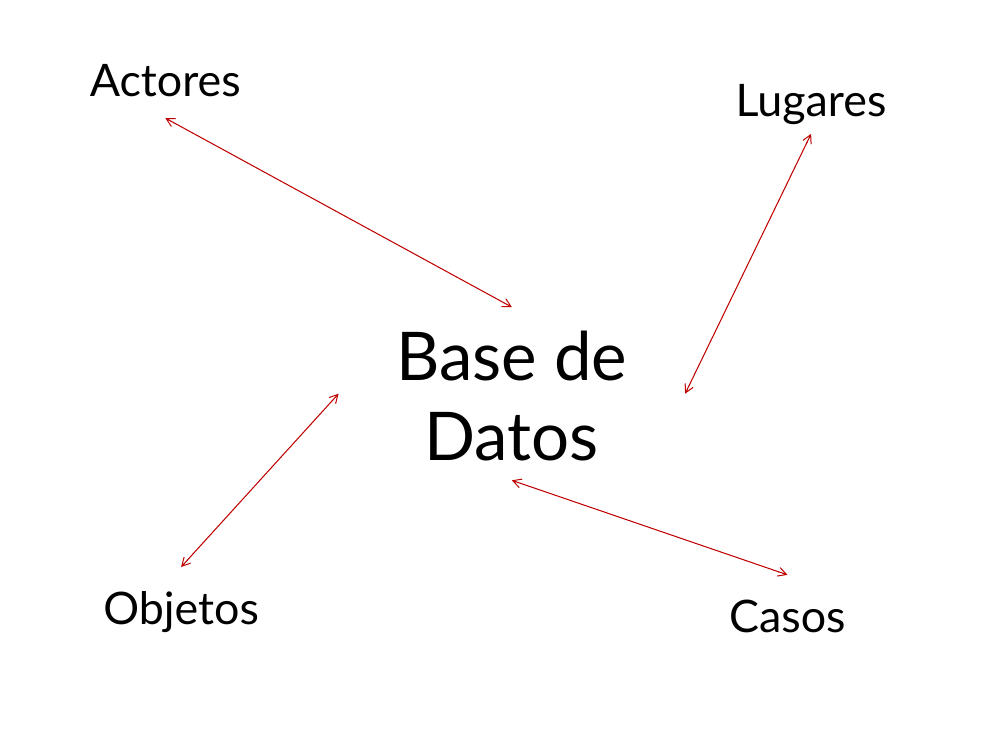
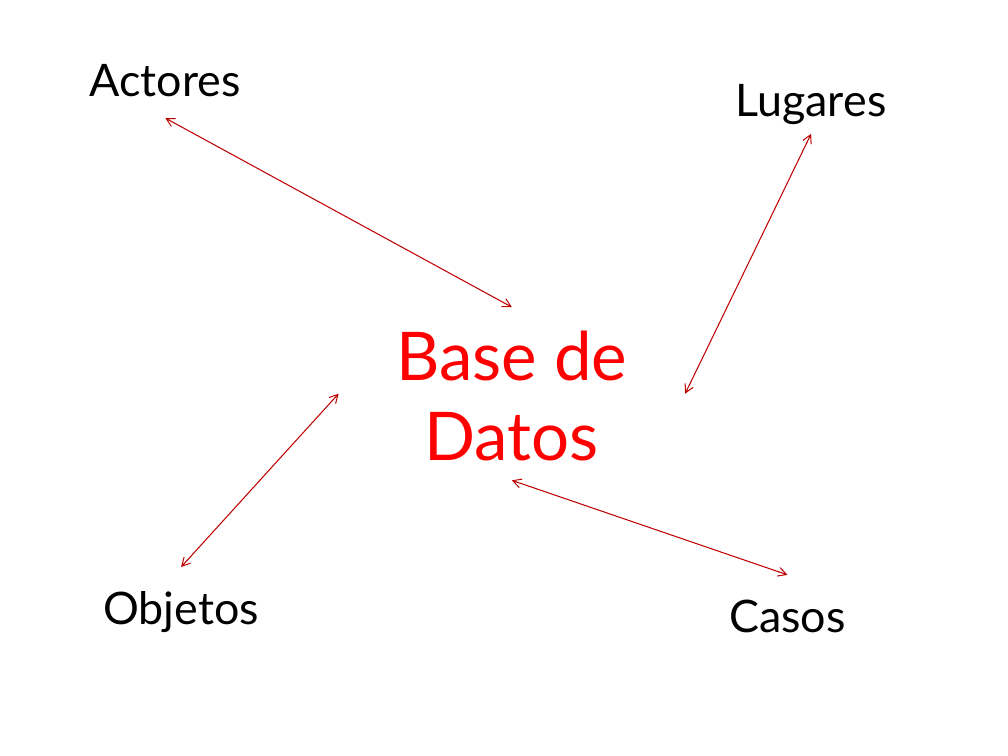
Before and after one commit to MiguelVis/BenitoGG, a slide deck: slide 5 of docs/presentacion.pptx. Drawn at 1008x756 pixels with LibreOffice and Linux fonts; fonts in the diff are those of the drawing. Boxes give left, top, right and bottom in pixels: in the first picture for what was removed or moved away, otherwise in the second. Text is boxed around its words. In the diff, an @@ line names an element or a change of style, - is before the commit and + after.

```diff
--- a/docs/presentacion.pptx
+++ b/docs/presentacion.pptx
@@ text "Base de Datos" at bbox=[396, 330, 627, 461]: text colour #000000 to #FF0000 @@
```
Also in this commit, not shown: 10 other slides changed, 1 other file.
